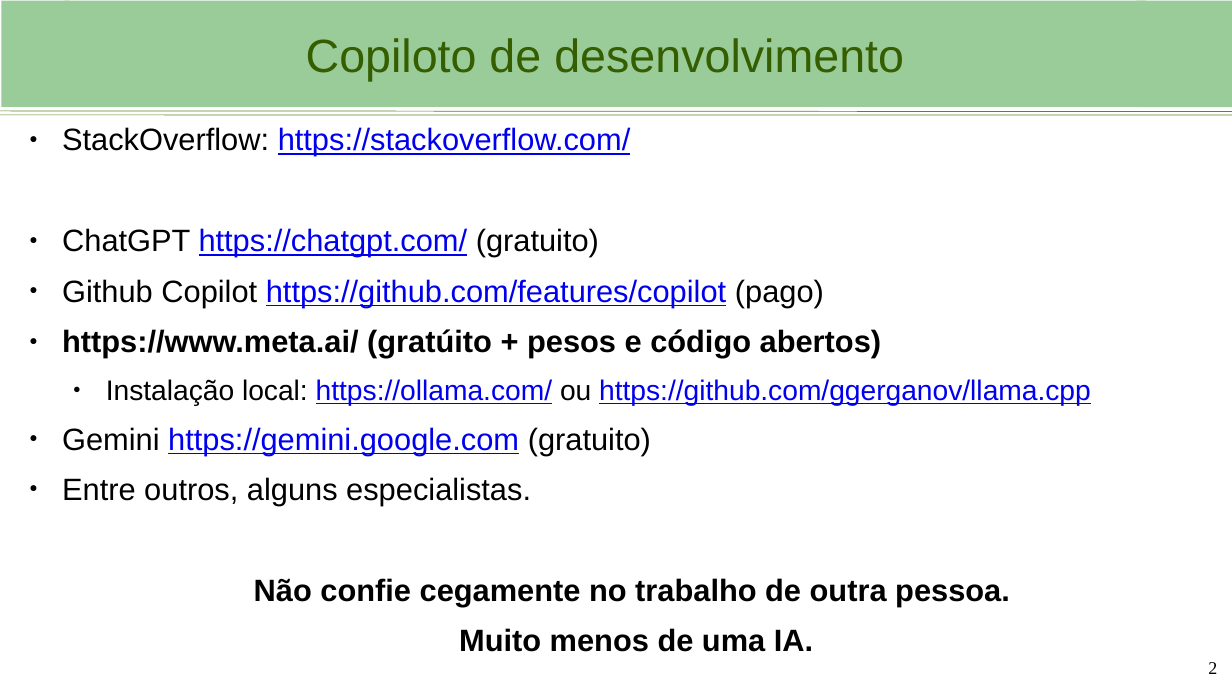
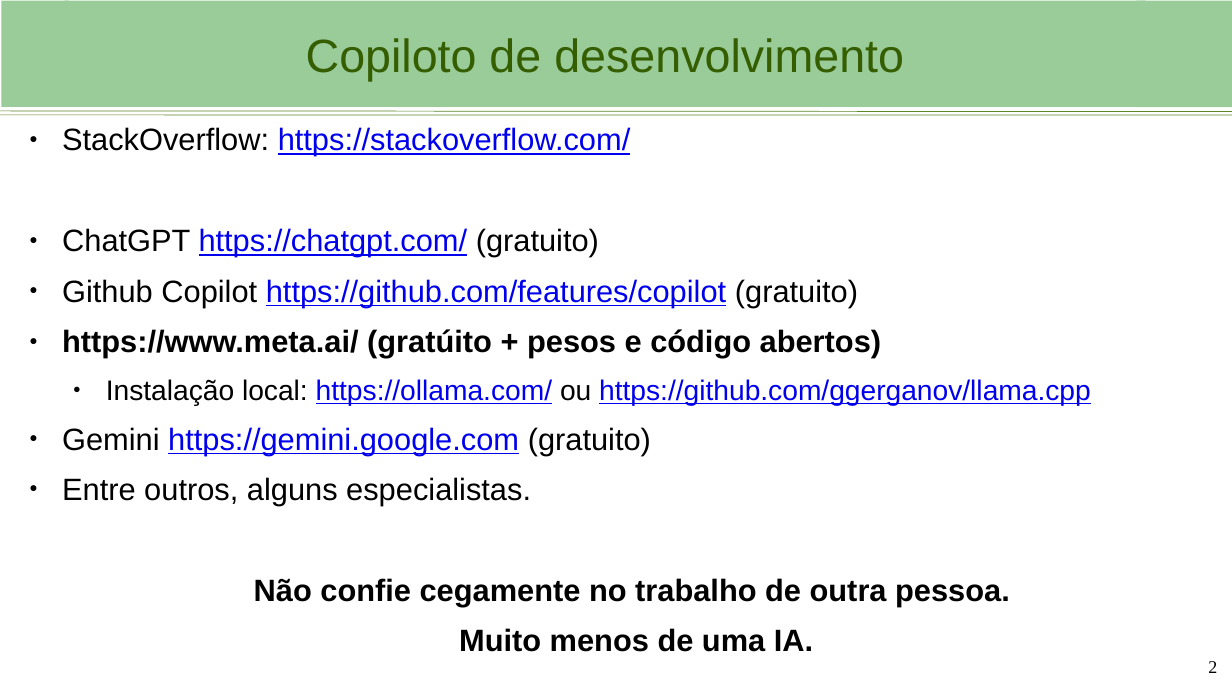
Before and after one commit to mauriciodev/progcart, a slide deck: slide 2 of aulas/Aula_1_Ambiente_de_desenvolvimento.pptx. Drawn at 1232x693 pixels with LibreOffice and Linux fonts; fonts in the diff are those of the drawing; background and template pictures are left out. Boxes give left, top, right and bottom in pixels: in the first picture for what was removed or moved away, otherwise in the second. Text is boxed around its words. In the diff, an @@ line names an element or a change of style, - is before the commit and + after.

```diff
--- a/aulas/Aula_1_Ambiente_de_desenvolvimento.pptx
+++ b/aulas/Aula_1_Ambiente_de_desenvolvimento.pptx
@@ text at box(62, 279, 858, 307): text changed @@
-● Github Copilot https://github.com/features/copilot (pago)
+● Github Copilot https://github.com/features/copilot (gratuito)
```
Also in this commit, not shown: 2 other slides changed, 1 slide added.
